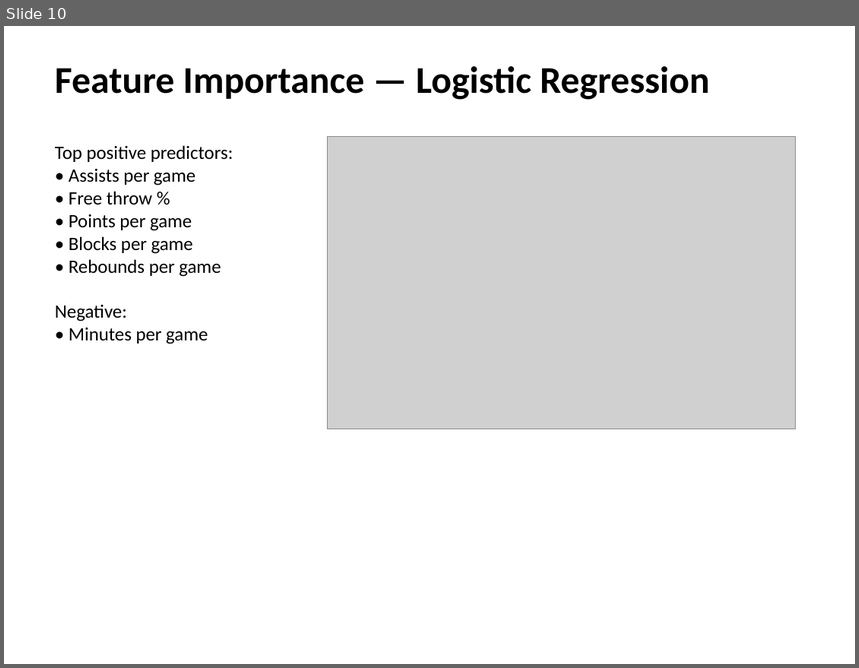
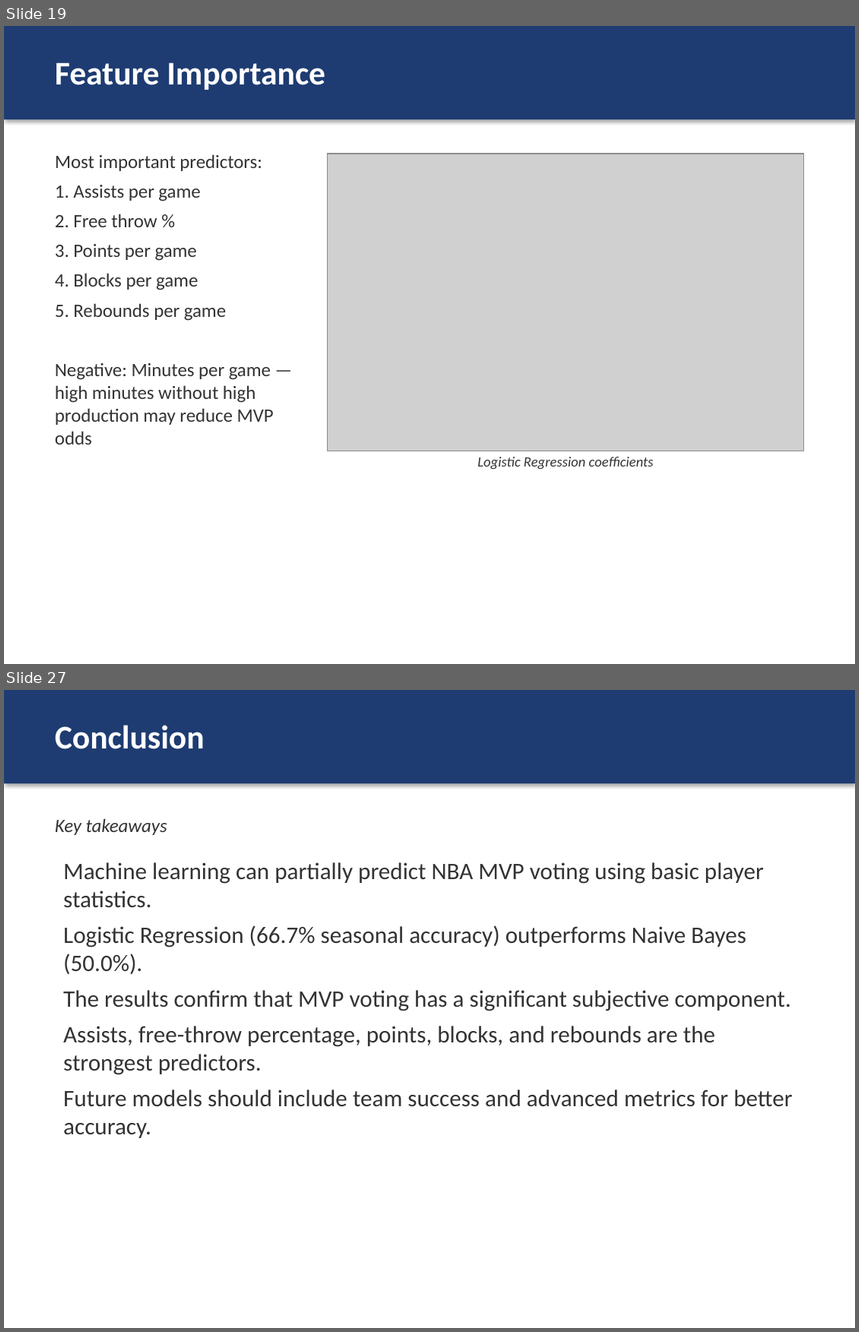
Before and after one commit to Nami-181/nba-mvp-ml, a slide deck: reports/presentation/NBA_MVP_Prediction.pptx. Shown one above the other, each under a label of ours: slide 10 before the commit, slides 19 and 27 after it; the slides between them are not shown. The pictures are 859x668 and 859x1332 pixels, drawn with LibreOffice and Linux fonts; fonts in the diff are those of the drawing; grey boxes stand for pictures. Boxes give left, top, right and bottom in pixels: in the first picture for what was removed or moved away, otherwise in the second. Text is boxed around its words. In the diff, an @@ line names an element or a change of style, - is before the commit and + after.

```diff
--- a/reports/presentation/NBA_MVP_Prediction.pptx
+++ b/reports/presentation/NBA_MVP_Prediction.pptx
@@ slide 27 added at (4,690,855,1328), background #FFFFFF @@
@@ rectangle added at (4,690,855,783), fill #1E3C72 @@
@@ text added at (55,725,205,749), 28 pt, text #FFFFFF, bold @@
+Conclusion
@@ text added at (55,818,167,835), 16 pt, text #333333, italic @@
+Key takeaways
@@ text added at (63,863,792,1138), 20 pt, text #333333 @@
+Machine learning can partially predict NBA MVP voting using basic player statistics.
+Logistic Regression (66.7% seasonal accuracy) outperforms Naive Bayes (50.0%).
+The results confirm that MVP voting has a significant subjective component.
+Assists, free-throw percentage, points, blocks, and rebounds are the strongest predictors.
+Future models should include team success and advanced metrics for better accuracy.
@@ what was slide 10 is now slide 19 @@
@@ slide 19 changed as well @@
@@ rectangle added at (4,26,855,119), fill #1E3C72 @@
@@ text at (55,62,325,90): text changed; size 32 to 28 pt; text colour #000000 to #FFFFFF @@
-Feature Importance — Logistic Regression
+Feature Importance
@@ text at (55,154,274,445): text changed; text colour #000000 to #333333 @@
-Top positive predictors:
-• Assists per game
-• Free throw %
-• Points per game
-• Blocks per game
-• Rebounds per game
-Negative:
-• Minutes per game
+Most important predictors:
+1. Assists per game
+2. Free throw %
+3. Points per game
+4. Blocks per game
+5. Rebounds per game
+Negative: Minutes per game — high minutes without high production may reduce MVP odds
@@ picture: place and size @@
-picture at (328,137,796,430)
+picture at (328,154,804,452)
@@ text added at (477,457,654,469), 12 pt, text #333333, italic @@
+Logistic Regression coefficients
```
Also in this commit, not shown: 6 other slides changed, 20 other slides added, 6 slides removed, 8 other files.
